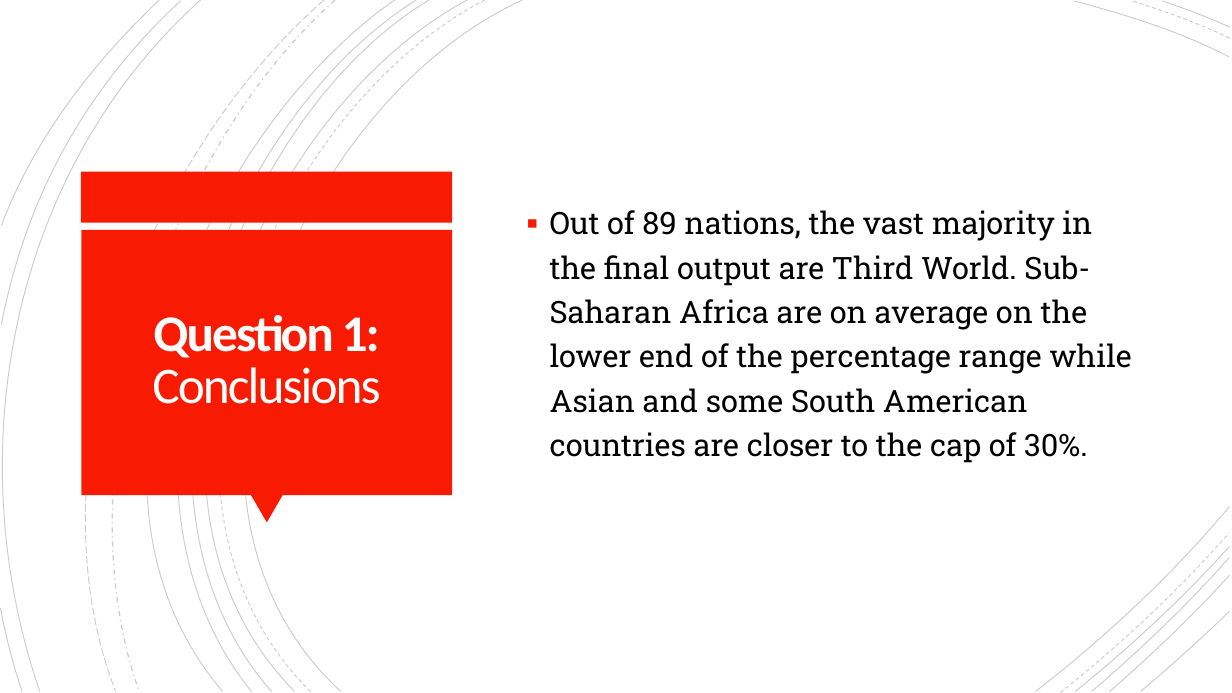
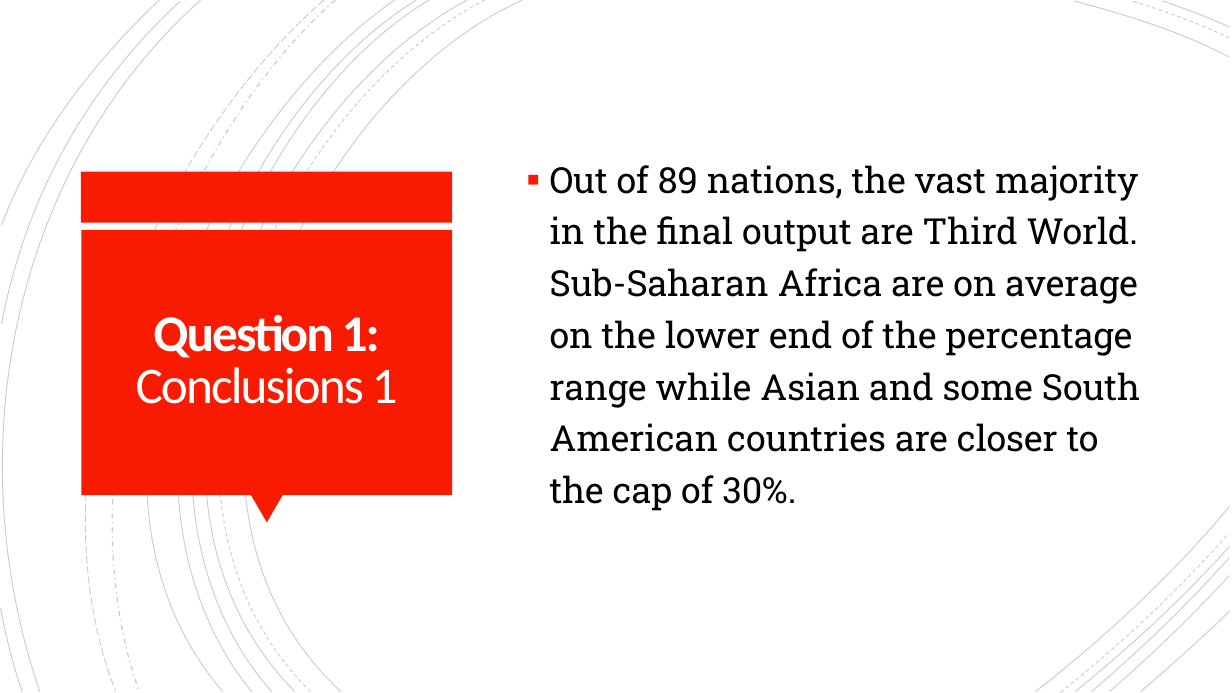
Before and after one commit to cordellsl/Project2, a slide deck: slide 6 of Project 2 Presentation.pptx. Drawn at 1232x693 pixels with LibreOffice and Linux fonts; fonts in the diff are those of the drawing. Boxes give left, top, right and bottom in pixels: in the first picture for what was removed or moved away, otherwise in the second. Text is boxed around its words. In the diff, an @@ line names an element or a change of style, - is before the commit and + after.

```diff
--- a/Project 2 Presentation.pptx
+++ b/Project 2 Presentation.pptx
@@ text "Out of 89 nations, the ..." at (550, 165, 1140, 511): size 24 to 28 pt @@
@@ title at (136, 315, 398, 404): text changed @@
-Question 1:
-Conclusions
+Question 1:
+Conclusions 1
```
Also in this commit, not shown: 9 other slides changed, 2 slides added.
